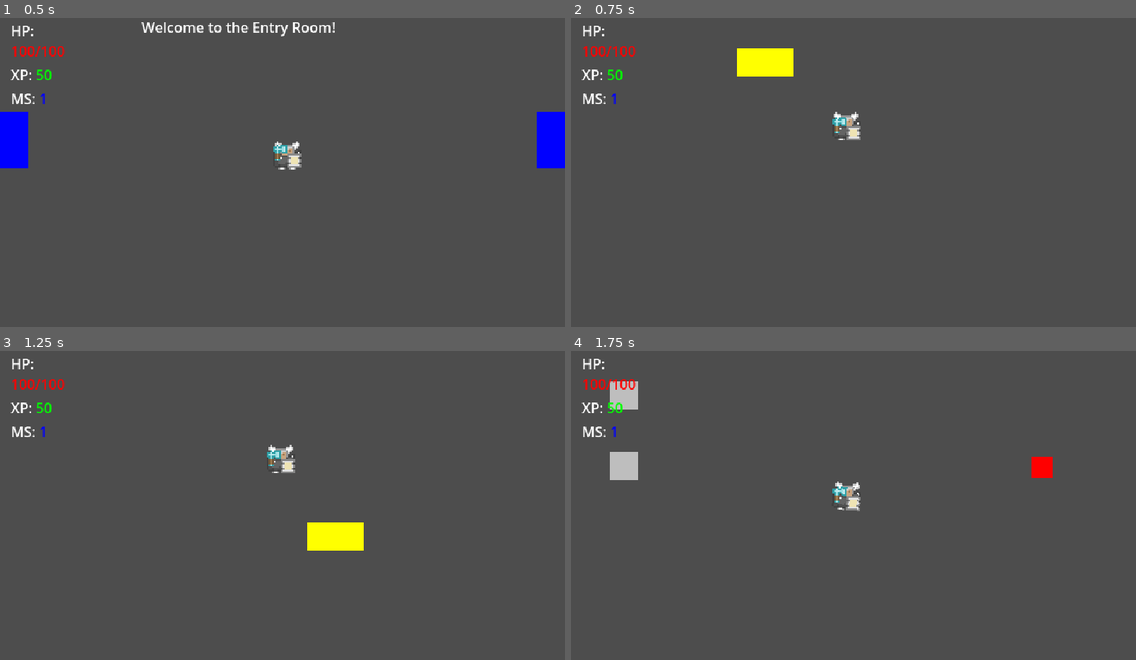
Above: before the commit, frames 1-4 (two rows, left to right).
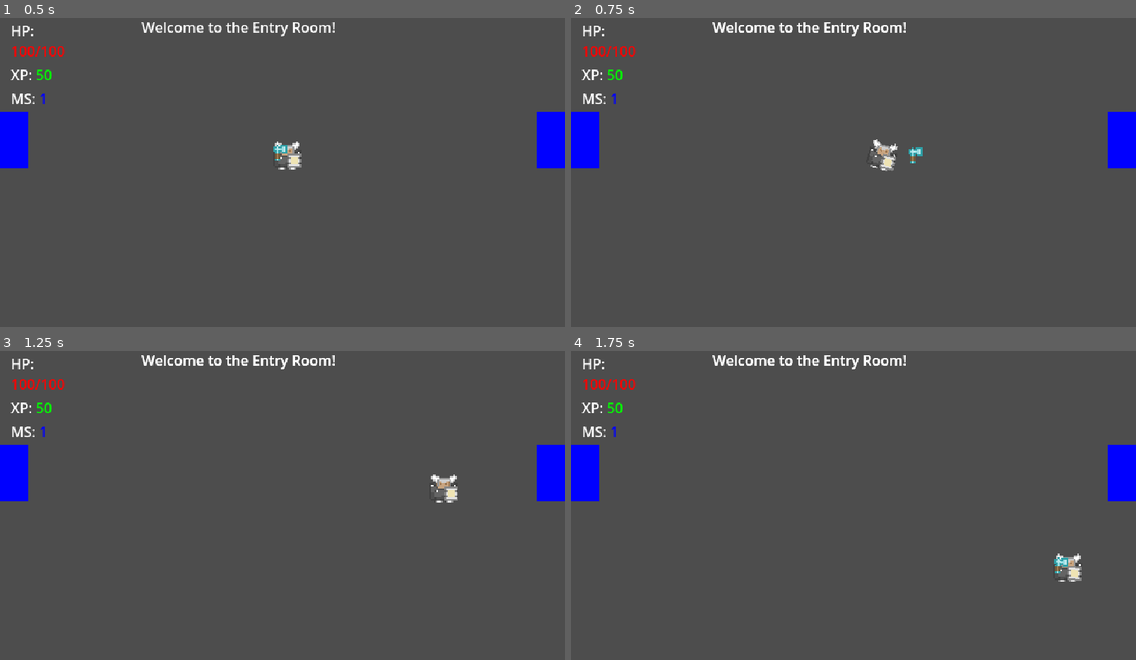
Above: after the commit, the same moments.

Repository: adamico/supreme-chainsaw
Game: Godot game, scene res://src/main/main.tscn
Same seed, same stepped clock (60 frames per second), same inputs: the game is played once before the commit and once after it.
Inputs:
- Up to frame 1 (0.5 s): no input
- Up to frame 2 (0.75 s): tap Enter (ui_accept) at 0.5 s; hold D (move_right) from 0.53 s (still down); tap Space (attack) at 0.6 s
- Up to frame 3 (1.25 s): keep holding D (move_right); tap Enter (ui_accept) at 0.77, 1.07 s; tap E (interact) at 0.8 s
- Up to frame 4 (1.75 s): release D (move_right) at 1.28 s; hold S (move_down) from 1.28 s (still down); tap E (interact) at 1.35 s; tap Enter (ui_accept) at 1.52, 1.55 s

Frame 1 is identical in both runs. In frame 2, 3.9% of the frame differs, in the area x 0-100%, y 1-50%; in frame 3, 3.8%; in frame 4, 4.1%, in the area x 0-100%, y 1-75%.
Error after the commit: Assertion failed: HitBoxComponent can only interact with HurtBoxComponent (res://src/components/hit_box_component.gd:13)

Commit message:
Implement axe attack and hitbox/hurtbox system
Added HitBoxComponent and refactored HurtBoxComponent to support a new hit detection system. Introduced AxeAttack as a player attack, including its scene and logic for spawning and direction. Updated enemy and player scripts to use the new hit/hurt box signals and health management. Adjusted collision layers/masks for proper interaction between attacks, enemies, and the player. Minor improvements to room and feature collision handling.

Diff:
--- /dev/null
+++ b/src/components/hit_box_component.gd
@@ -0,0 +1,17 @@
+class_name HitBoxComponent extends Area2D
+
+signal hit(hurtbox: HurtBoxComponent)
+
+var damage: int
+
+
+func _ready() -> void:
+	area_entered.connect(_on_area_entered)
+
+
+func _on_area_entered(area: Area2D) -> void:
+	assert(area is HurtBoxComponent, "HitBoxComponent can only interact with HurtBoxComponent")
+
+	var hurtbox = area as HurtBoxComponent
+	hurtbox.take_hit_from(self)
+	hit.emit(hurtbox)
--- a/src/components/hurt_box_component.gd
+++ b/src/components/hurt_box_component.gd
@@ -1,38 +1,18 @@
 class_name HurtBoxComponent extends Area2D
 
-signal died
+signal hit_received(damage: int)
 
-@export var health:= 30.0:
-	set(value):
-		health = value
-		if health <= 0:
-			died.emit()
-
-var _is_invulnerable: bool = false:
+var _is_invulnerable:= false:
 	set(value):
 		_is_invulnerable = value
-		if _is_invulnerable:
-			print("HurtBoxComponent is now invulnerable")
-			monitoring = false  # Stop monitoring collisions when invulnerable
-		else:
-			monitoring = true  # Resume monitoring collisions when not invulnerable
-			print("HurtBoxComponent is no longer invulnerable")
-
-@onready var invuln_timer: Timer = $InvulnTimer
+		set_deferred("disabled", _is_invulnerable)
 
 
-func _ready() -> void:
-	print("HurtBoxComponent is ready")
-	body_entered.connect(_on_body_entered)
-	invuln_timer.timeout.connect(func(): _is_invulnerable = false)
+func take_hit_from(hitbox: HitBoxComponent) -> void:
+	if _is_invulnerable:
+		print("HurtBoxComponent is invulnerable, ignoring hit from", hitbox.name)
+		return
 
 
-func _on_body_entered(body: Node) -> void:
-	if not body.damage:
-		print("HurtBoxComponent: body %s is not a valid damage source", body.name)
-		return
-
-	print("HurtBoxComponent: Body entered -", body.name)
-	print("Damage received:", body.damage)
-	health -= body.damage
-	invuln_timer.start()
+	print("HurtBoxComponent: Hit received from", hitbox.name, "with damage:", hitbox.damage)
+	hit_received.emit(hitbox.damage)
--- a/src/enemies/enemy.gd
+++ b/src/enemies/enemy.gd
@@ -1,6 +1,8 @@
 # Simple enemy AI for BattleRoom
 # Follows the player when within detection range
 class_name Enemy extends CharacterBody2D
+
+signal died
 
 # State enum for state machine
 enum EnemyState {
@@ -16,6 +18,11 @@
 @export var walk_speed:= 50.0
 @export var dash_speed:= 300.0
 @export var experience_reward:= 10.0
+@export var health:= 30.0:
+	set(value):
+		health = value
+		if health <= 0:
+			died.emit()
 
 var current_speed:= 0.0
 var current_state: EnemyState = EnemyState.IDLE
@@ -36,7 +43,8 @@
 		print("Enemy initialized - Player reference:", player_ref)
 
 	_change_state(EnemyState.IDLE)
-	hurt_box.died.connect(_on_died)
+	died.connect(_on_died)
+	hurt_box.hit_received.connect(_on_hurt_box_hit_received)
 
 
 func _physics_process(delta) -> void:
@@ -118,12 +126,6 @@
 			pass
 
 
-func _on_died() -> void:
-	_give_experience()
-	_drop_loot()
-	queue_free()  # Remove enemy from the scene
-
-
 func _drop_loot() -> void:
 	print("Enemy died, dropping loot")
 	room.call_deferred(&"spawn_feature", Room.FeatureType.HEALTH_PACK, global_position)
@@ -134,3 +136,17 @@
 	if player_ref:
 		player_ref.experience += experience_reward
 		print("Player rewarded with", experience_reward, "experience")
+
+
+func _on_died() -> void:
+	_give_experience()
+	_drop_loot()
+	queue_free()  # Remove enemy from the scene
+
+
+func _on_hurt_box_hit_received(hit_damage: int) -> void:
+	if health <= 0:
+		return  # Prevent further processing if already dead
+
+	health -= hit_damage
+	print("HurtBoxComponent: Hit received, new health:", health)
--- a/src/enemies/grasping_wretch_enemy.tscn
+++ b/src/enemies/grasping_wretch_enemy.tscn
@@ -16,8 +16,8 @@
 
 [node name="HurtBoxComponent" type="Area2D" parent="."]
 unique_name_in_owner = true
-collision_layer = 0
-collision_mask = 2
+collision_layer = 4
+collision_mask = 0
 script = ExtResource("2_pi86q")
 metadata/_custom_type_script = "uid://bihkcn5ihs8cn"
 
--- a/src/managers/room_manager.gd
+++ b/src/managers/room_manager.gd
@@ -68,10 +68,7 @@
 
 # Handle input for manual room switching (for testing)
 func _input(event):
-	if event.is_action_pressed("ui_accept"):  # Enter key
-		print("Manual room switch triggered!")
-		_load_random_room()
-	elif event.is_action_pressed("ui_select"):  # Space key (if interact is taken)
+	if event.is_action_pressed("ui_select"):  # Space key (if interact is taken)
 		if current_room:
 			current_room.respawn_features()
 			print("Room features respawned!")
--- /dev/null
+++ b/src/player/attacks/axe_attack.gd
@@ -0,0 +1,27 @@
+class_name AxeAttack extends Node2D
+
+@export var damage: int = 10
+
+var direction: Vector2
+var speed: float = 600.0
+
+@onready var sprite: Sprite2D = %Sprite2D
+@onready var hit_box_component: HitBoxComponent = %HitBoxComponent
+
+func _ready() -> void:
+	hit_box_component.damage = damage
+	hit_box_component.hit.connect(func(_area): queue_free())
+
+
+func _process(delta: float) -> void:
+	translate(direction * speed * delta)
+	_update_sprite()
+
+
+func _update_sprite() -> void:
+	if direction.x > 0:
+		sprite.scale.x = 2  # Facing right
+	elif direction.x < 0:
+		sprite.scale.x = -2  # Facing left
+	else:
+		sprite.scale.x = 2  # Default scale for vertical attacks
--- /dev/null
+++ b/src/player/attacks/axe_attack.tscn
@@ -0,0 +1,29 @@
+[gd_scene load_steps=5 format=3 uid="uid://be07ublsbfnrl"]
+
+[ext_resource type="Script" uid="uid://c6f0akmqva511" path="res://src/player/attacks/axe_attack.gd" id="1_wl5c8"]
+[ext_resource type="Texture2D" uid="uid://ccgh84qmwlwv" path="res://assets/roguelikeChar_transparent.png" id="2_tq13n"]
+[ext_resource type="Script" uid="uid://cjtuj4c1ulopw" path="res://src/components/hit_box_component.gd" id="3_3s768"]
+
+[sub_resource type="CapsuleShape2D" id="CapsuleShape2D_3s768"]
+radius = 7.0
+height = 14.0
+
+[node name="AxeAttack" type="Node2D"]
+script = ExtResource("1_wl5c8")
+
+[node name="Sprite2D" type="Sprite2D" parent="."]
+unique_name_in_owner = true
+scale = Vector2(2, 2)
+texture = ExtResource("2_tq13n")
+offset = Vector2(5.5, 2.5)
+region_enabled = true
+region_rect = Rect2(816, 153, 16, 16)
+
+[node name="HitBoxComponent" type="Area2D" parent="."]
+unique_name_in_owner = true
+collision_layer = 0
+collision_mask = 5
+script = ExtResource("3_3s768")
+
+[node name="CollisionShape2D" type="CollisionShape2D" parent="HitBoxComponent"]
+shape = SubResource("CapsuleShape2D_3s768")
--- a/src/player/player.gd
+++ b/src/player/player.gd
@@ -1,6 +1,8 @@
 # Player.gd
 # This script controls the player character's movement, state management, and interactions.
 class_name Player extends CharacterBody2D
+
+const AXE_ATTACK_SCENE = preload("res://src/player/attacks/axe_attack.tscn")
 
 # State enum for state machine
 enum PlayerState {
@@ -50,11 +52,13 @@
 
 var _current_state: PlayerState = PlayerState.IDLE
 var _input_vector: Vector2 = Vector2.ZERO
+var _shooting_direction: Vector2 = Vector2.RIGHT
 
 @onready var animation_player: AnimationPlayer = $AnimationPlayer
 @onready var attack_cooldown: Timer = %AttackCooldown
 @onready var interaction_area: Area2D = %InteractionArea
 @onready var sprite_pivot: Marker2D = %SpritePivot
+@onready var attack_origin: Marker2D = %AttackOrigin
 
 
 func _ready() -> void:
@@ -69,8 +73,12 @@
 
 func _physics_process(delta) -> void:
 	_input_vector = Input.get_vector("move_left", "move_right", "move_up", "move_down")
+	# use the last non zero input vector for the shooting direction when not moving
+	if _input_vector != Vector2.ZERO:
+		_shooting_direction = _input_vector
+
+	_handle_movement(delta)
 	_handle_input()
-	_handle_movement(delta)
 	_update_state_machine(delta)
 	_update_sprite_animation()
 	move_and_slide()
@@ -136,13 +144,14 @@
 		PlayerState.INTERACTING:
 			_play_animation("interact")
 		PlayerState.ATTACKING:
-			if velocity.x > 0:
+			if _shooting_direction.x > 0:
 				_play_animation("attacking_right")
-			elif velocity.x < 0:
+			elif _shooting_direction.x < 0:
 				_play_animation("attacking_left")
 			else:
 				_play_animation("attacking_vertical")
-			attack_cooldown.start(attack_rate)
+			_spawn_attack(_shooting_direction)
+			attack_cooldown.start(attack_rate)  # Start cooldown after attack
 
 
 func _exit_state(state: PlayerState):
@@ -186,6 +195,18 @@
 			pass
 
 
+func _spawn_attack(shooting_direction: Vector2):
+	if not attack_origin:
+		print("Attack origin marker not found!")
+		return
+
+	var attack_instance = AXE_ATTACK_SCENE.instantiate()
+	attack_instance.global_position = attack_origin.global_position
+	attack_instance.direction = shooting_direction.normalized()
+	get_tree().current_scene.add_child(attack_instance)
+	reset_physics_interpolation()
+
+
 func _play_animation(animation_name: String):
 	if animation_player and animation_player.has_animation(animation_name):
 		if animation_player.current_animation != animation_name:
--- a/src/player/player.tscn
+++ b/src/player/player.tscn
@@ -230,6 +230,7 @@
 radius = 8.0
 
 [node name="Player" type="CharacterBody2D" groups=["players"]]
+collision_layer = 2
 script = ExtResource("1_4flbx")
 max_health = 100
 memory_shards = 1
@@ -288,6 +289,11 @@
 region_enabled = true
 region_rect = Rect2(816, 153, 16, 16)
 
+[node name="AttackOrigin" type="Marker2D" parent="SpritePivot"]
+unique_name_in_owner = true
+position = Vector2(-6, -2.5)
+scale = Vector2(0.5, 0.5)
+
 [node name="CollisionShape2D" type="CollisionShape2D" parent="."]
 visible = false
 position = Vector2(0, -8)
--- a/src/rooms/battle_room.gd
+++ b/src/rooms/battle_room.gd
@@ -76,6 +76,7 @@
 	var shape = RectangleShape2D.new()
 	shape.size = Vector2(20, 20)
 	collision.shape = shape
+	health_pack.collision_mask = 2
 	health_pack.add_child(collision)
 
 	# Connect collection signal with the health pack as a parameter
--- a/src/rooms/room.gd
+++ b/src/rooms/room.gd
@@ -147,6 +147,7 @@
 	var shape = RectangleShape2D.new()
 	shape.size = Vector2(32, 64)
 	collision.shape = shape
+	door.collision_mask = 2
 	door.add_child(collision)
 	door.body_entered.connect(_on_door_entered.bind(target_room_type))
 
Not shown, added: src/components/hit_box_component.gd.uid
Not shown, added: src/player/attacks/axe_attack.gd.uid
